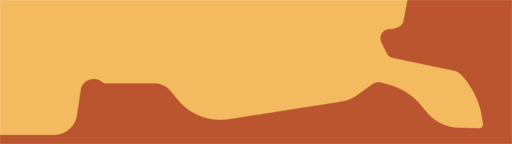
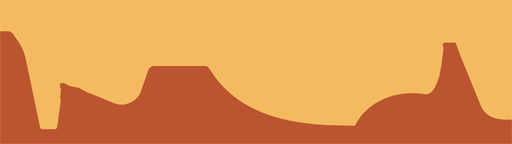
Two versions of the same layered image (512×144). Layer-by-layer changes:
removed group "Minimap" (2 layers) over [0,0,512,144]
removed layer "Relleno de color 1" from group "Minimap" over [0,0,512,144]
renamed "Capa 2" to "Minimapa", moved it out of group "Minimap", painted on it over [0,0,512,144]
